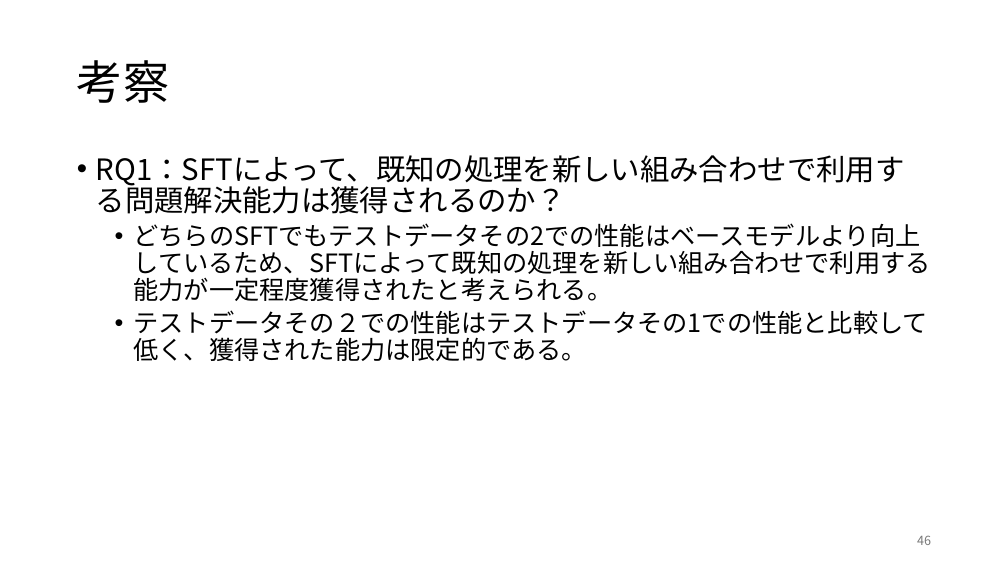
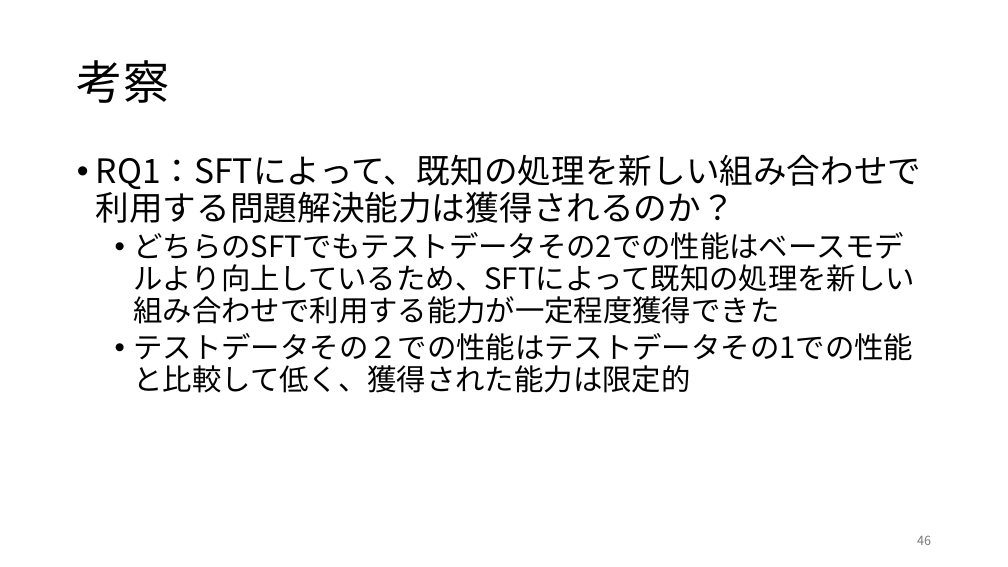
Before and after one commit to rollotea/array-task, a slide deck: slide 46 of 生成AIの追加学習による問題.pptx. Drawn at 1008x567 pixels with LibreOffice and Linux fonts; fonts in the diff are those of the drawing. Boxes give left, top, right and bottom in pixels: in the first picture for what was removed or moved away, otherwise in the second. Text is boxed around its words. In the diff, an @@ line names an element or a change of style, - is before the commit and + after.

```diff
--- a/生成AIの追加学習による問題.pptx
+++ b/生成AIの追加学習による問題.pptx
@@ text at (x1=96, y1=155, x2=922, y2=223): size 28 to 32 pt in "RQ1：SFTによって、既知の処理を新しい組み合わせで利用する問題解決能力は獲得されるのか？" @@
@@ text at (x1=134, y1=232, x2=915, y2=393): text changed; size 24 to 28 pt @@
-  • どちらのSFTでもテストデータその2での性能はベースモデルより向上しているため、SFTによって既知の処理を新しい組み合わせで利用する能力が一定程度獲得されたと考えられる。
-  • テストデータその２での性能はテストデータその1での性能と比較して低く、獲得された能力は限定的である。
+  • どちらのSFTでもテストデータその2での性能はベースモデルより向上しているため、SFTによって既知の処理を新しい組み合わせで利用する能力が一定程度獲得できた
+  • テストデータその２での性能はテストデータその1での性能と比較して低く、獲得された能力は限定的
```
Also in this commit, not shown: 48 other slides changed, 1 slide added, 1 slide removed, 1 other file.
